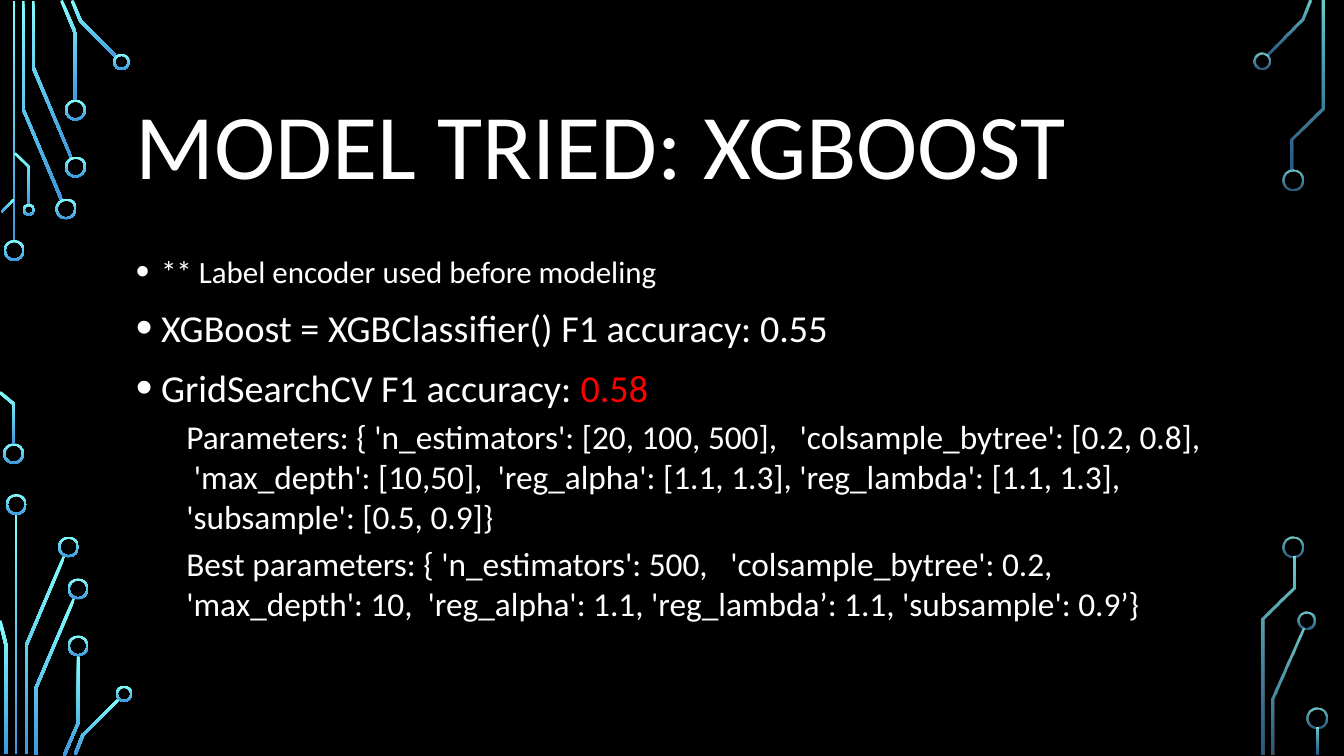
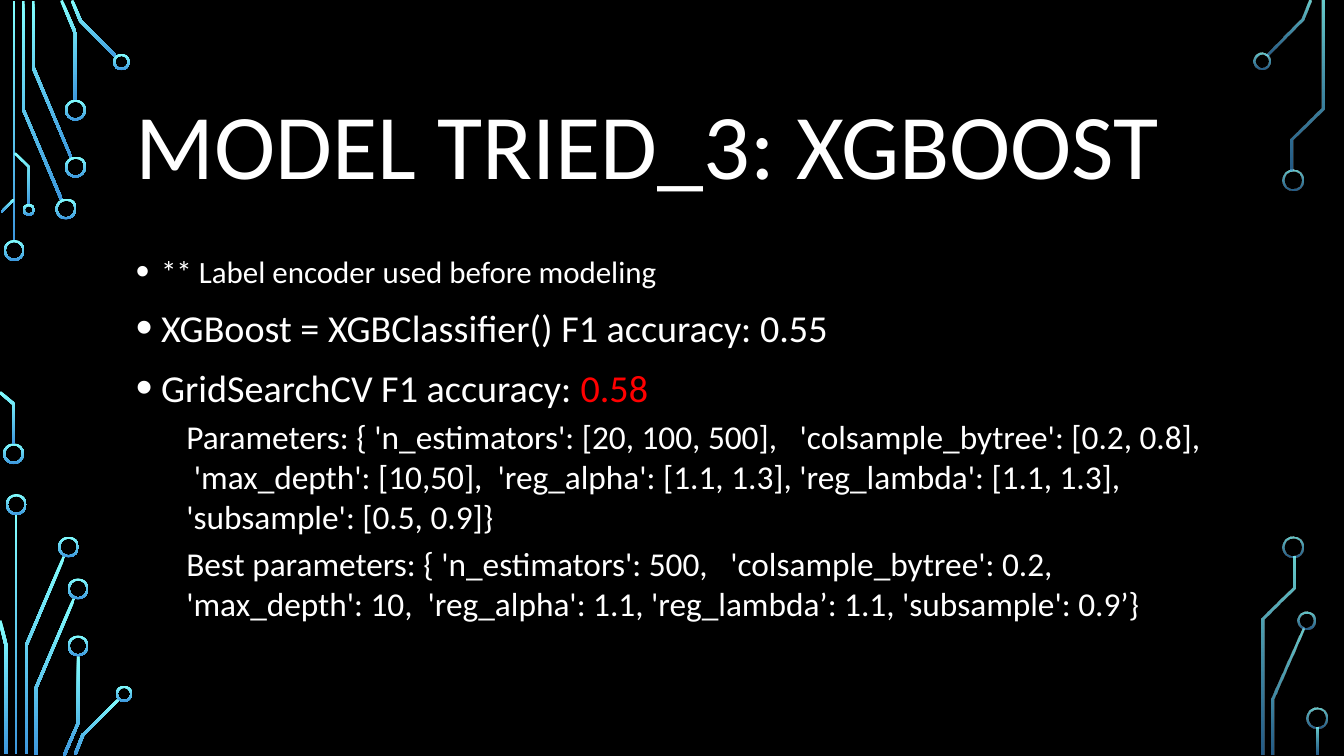
Before and after one commit to mengyanl/Corona_Tweet, a slide deck: slide 8 of Presentation_Tweet.pptx. Drawn at 1344x756 pixels with LibreOffice and Linux fonts; fonts in the diff are those of the drawing; background and template pictures are left out. Boxes give left, top, right and bottom in pixels: in the first picture for what was removed or moved away, otherwise in the second. Text is boxed around its words. In the diff, an @@ line names an element or a change of style, - is before the commit and + after.

```diff
--- a/Presentation_Tweet.pptx
+++ b/Presentation_Tweet.pptx
@@ title at box(136, 119, 1159, 192): text changed @@
-MODEL TRIED: XGBOOST
+MODEL TRIED_3: XGBOOST
```
Also in this commit, not shown: 6 other slides changed, 7 other files.
